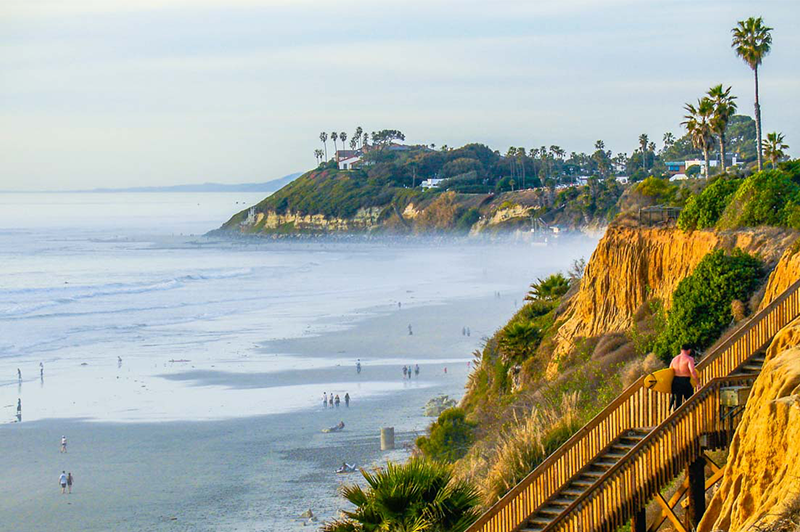
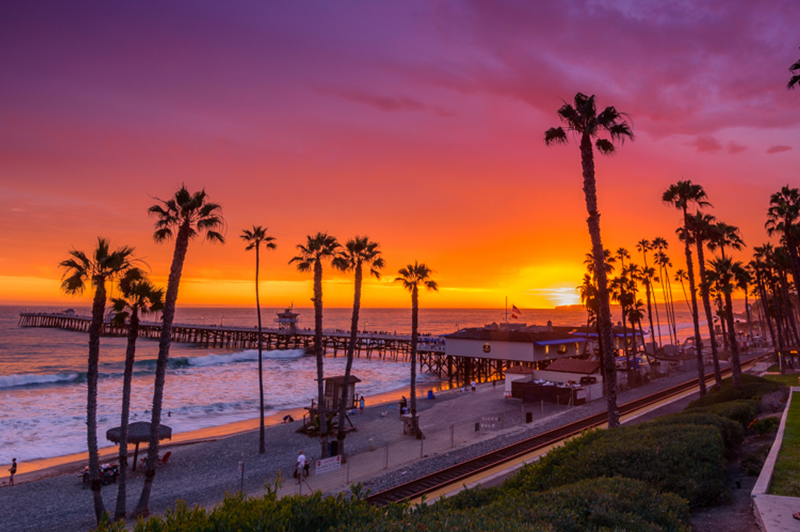
Before/after of a 800x532 layered artwork. What changed in the layer stack:
renamed "DSC01782-Encinitas-Beach-Stairs-Swamis-View" to "San_Clemente_Pier_Laguna_Beach_Secrets_6-28-15-4508", painted on it over [0, 0, 800, 532]
